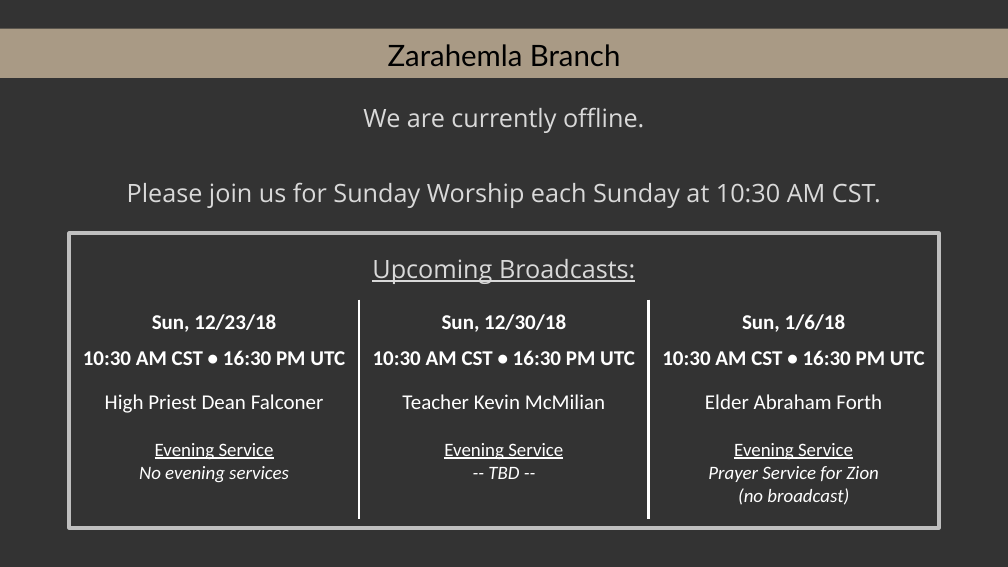
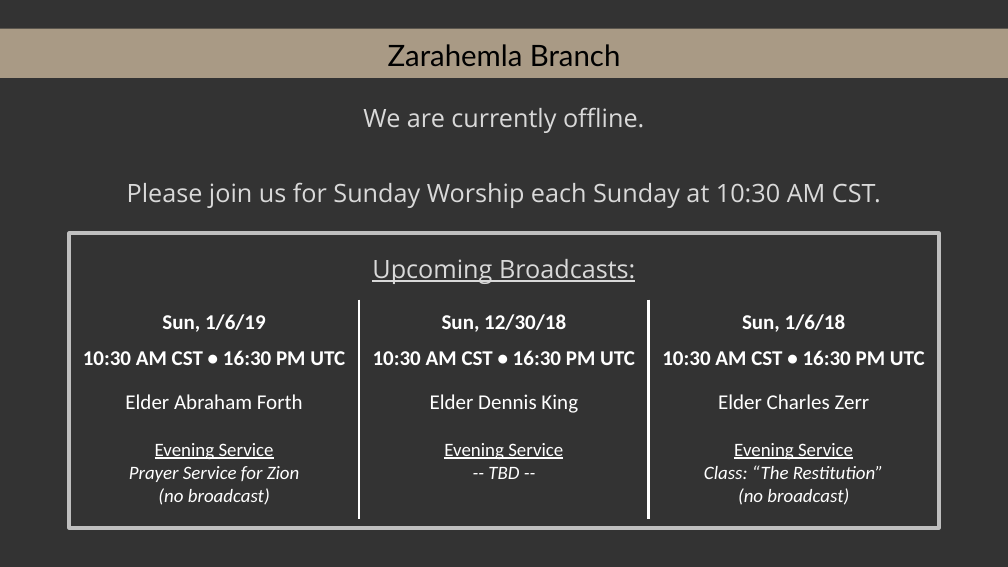
Before and after one commit to kevinmcmilian/ZarahemlaHymnPPTs, a slide deck: slide 1 of Offline Slide.pptx. Drawn at 1008x567 pixels with LibreOffice and Linux fonts; fonts in the diff are those of the drawing; background and template pictures are left out. Boxes give left, top, right and bottom in pixels: in the first picture for what was removed or moved away, otherwise in the second. Text is boxed around its words. In the diff, an @@ line names an element or a change of style, - is before the commit and + after.

Commit message:
2019-01-06 offline

```diff
--- a/Offline Slide.pptx
+++ b/Offline Slide.pptx
@@ table at <box>70,299,938,516</box> @@
-row 1, column 1: Sun, 12/23/18
+row 1, column 1: Sun, 1/6/19
-row 3: High Priest Dean Falconer / Evening Service / No evening services | Teacher Kevin McMilian / Evening Service / -- TBD -- | Elder Abraham Forth / Evening Service / Prayer Service for Zion / (no broadcast)
+row 3: Elder Abraham Forth / Evening Service / Prayer Service for Zion / (no broadcast) | Elder Dennis King / Evening Service / -- TBD -- | Elder Charles Zerr / Evening Service / Class: “The Restitution” / (no broadcast)
```
